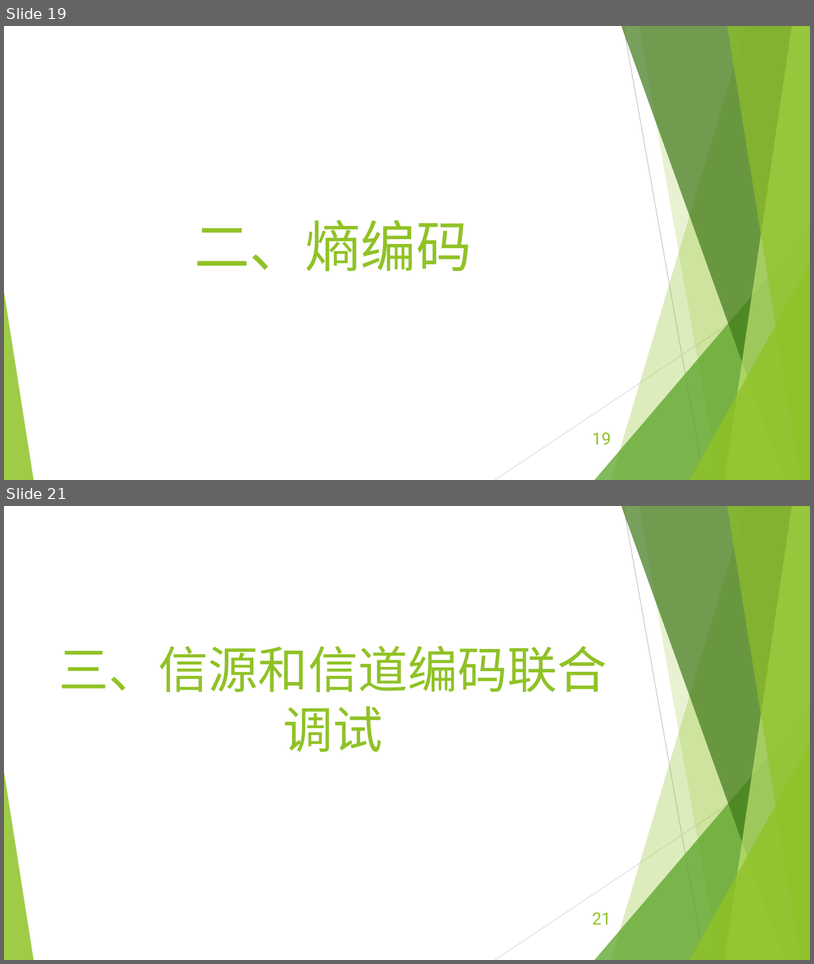
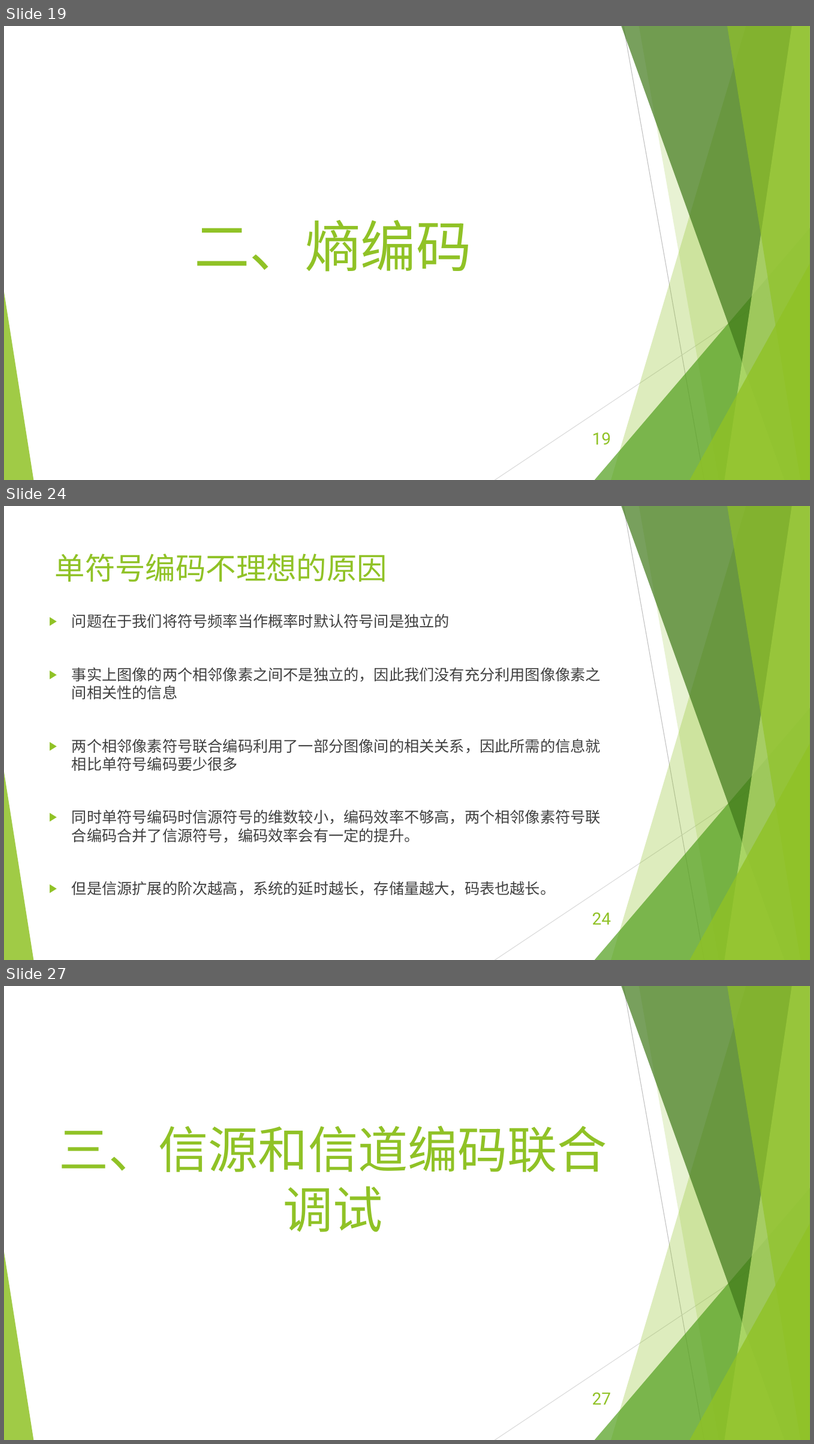
Before and after one commit to EECodingPresentation/project3, a slide deck: 展示报告.pptx. Shown one above the other, each under a label of ours: slides 19 and 21 before the commit, slides 19, 24 and 27 after it; the slides between them are not shown. The pictures are 814x964 and 814x1444 pixels, drawn with LibreOffice and Linux fonts; fonts in the diff are those of the drawing. Boxes give left, top, right and bottom in pixels: in the first picture for what was removed or moved away, otherwise in the second. Text is boxed around its words. In the diff, an @@ line names an element or a change of style, - is before the commit and + after.

Commit message:
修正双符号一个错误，增加计算信息熵

```diff
--- a/展示报告.pptx
+++ b/展示报告.pptx
@@ slide 24 added at bbox=[4, 506, 810, 960], background #FFFFFF; not listed: 10 template elements that a slide beside it also shows @@
@@ title added at bbox=[55, 553, 387, 582], 36 pt, text #90C226 @@
+单符号编码不理想的原因
@@ text added at bbox=[72, 613, 601, 895], 18 pt, text #404040 @@
+▶ 问题在于我们将符号频率当作概率时默认符号间是独立的
+▶ 事实上图像的两个相邻像素之间不是独立的，因此我们没有充分利用图像像素之间相关性的信息
+▶ 两个相邻像素符号联合编码利用了一部分图像间的相关关系，因此所需的信息就相比单符号编码要少很多
+▶ 同时单符号编码时信源符号的维数较小，编码效率不够高，两个相邻像素符号联合编码合并了信源符号，编码效率会有一定的提升。
+▶ 但是信源扩展的阶次越高，系统的延时越长，存储量越大，码表也越长。
@@ page number added at bbox=[593, 912, 611, 924], 20 pt, text #90C226 @@
+24
@@ what was slide 21 is now slide 27 @@
@@ page number at bbox=[593, 1392, 611, 1404]: text changed @@
-21
+27
```
Also in this commit, not shown: 6 other slides added, 1 slide removed, 8 other files.
